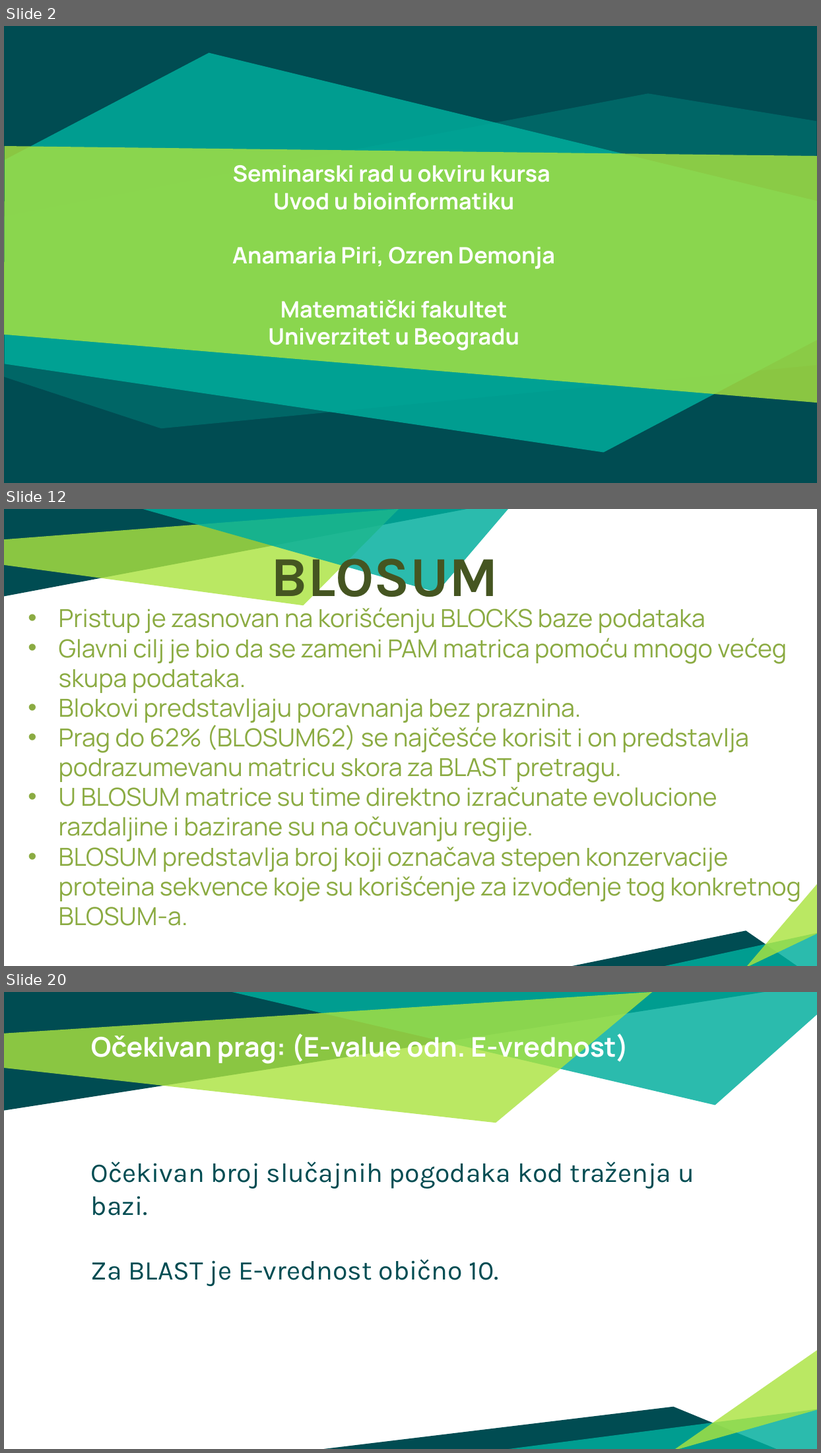
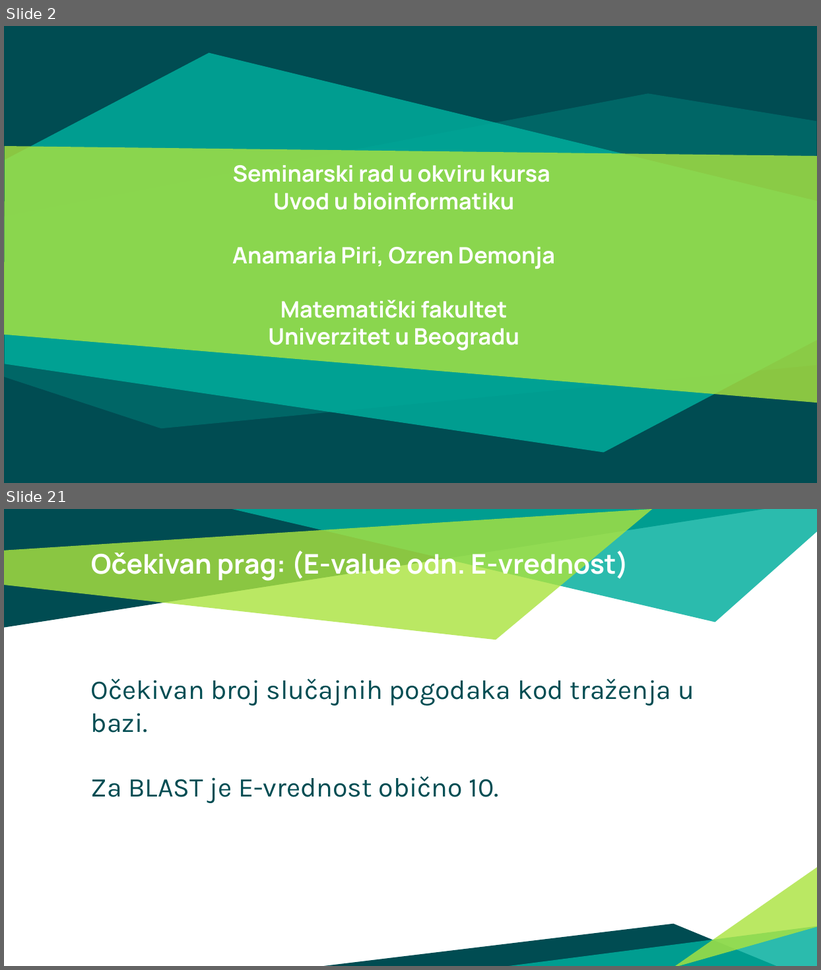
Before and after one commit to ozzy80/Large-Scale-Sequence-Comparison, a slide deck: Poređenje sekvenci velikih razmera.pptx. Shown one above the other, each under a label of ours: slides 2, 12 and 20 before the commit, slides 2 and 21 after it; the slides between them are not shown. The pictures are 821x1453 and 821x970 pixels, drawn with LibreOffice and Linux fonts; fonts in the diff are those of the drawing. Boxes give left, top, right and bottom in pixels: in the first picture for what was removed or moved away, otherwise in the second. Text is boxed around its words. In the diff, an @@ line names an element or a change of style, - is before the commit and + after.

```diff
--- a/Poređenje sekvenci velikih razmera.pptx
+++ b/Poređenje sekvenci velikih razmera.pptx
@@ slide 12 removed at [4,509,817,966], background #FFFFFF @@
@@ freeform shape removed at [4,509,467,597] @@
@@ freeform shape removed at [4,509,399,606] @@
@@ freeform shape removed at [142,509,508,592] @@
@@ text removed at [271,545,498,609] @@
-BLOSUM
@@ text removed at [59,605,801,926] @@
-• Pristup je zasnovan na korišćenju BLOCKS baze podataka
-• Glavni cilj je bio da se zameni PAM matrica pomoću mnogo većeg skupa podataka.
-• Blokovi predstavljaju poravnanja bez praznina.
-• Prag do 62% (BLOSUM62) se najčešće korisit i on predstavlja podrazumevanu matricu skora za BLAST pretragu.
-• U BLOSUM matrice su time direktno izračunate evolucione razdaljine i bazirane su na očuvanju regije.
-• BLOSUM predstavlja broj koji označava stepen konzervacije proteina sekvence koje su korišćenje za izvođenje tog konkretnog BLOSUM-a.
@@ freeform shape removed at [746,883,817,966] @@
@@ freeform shape removed at [571,931,797,966] @@
@@ freeform shape removed at [657,933,817,966] @@
@@ what was slide 20 is now slide 21 @@
```
Also in this commit, not shown: 16 slides changed, 11 slides added, 7 other slides removed, 8 other files.
